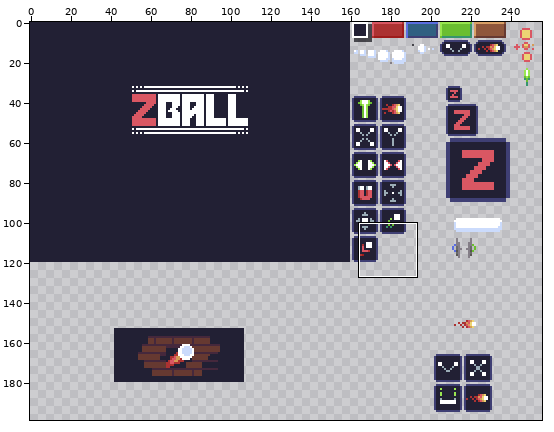
Pixel-art file, stored at assets/sprites.ase. Above: a wide view before the commit, with the close-up outlined.
Close-up. Before the edit:
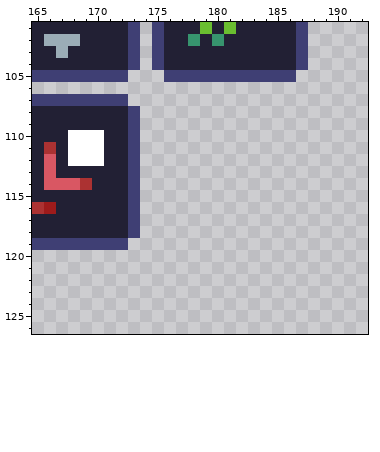
256x256 pixels, 1 frame. Shown: x 165..192, y 101..126. The wide view leaves out empty margins.
The same view after the edit:
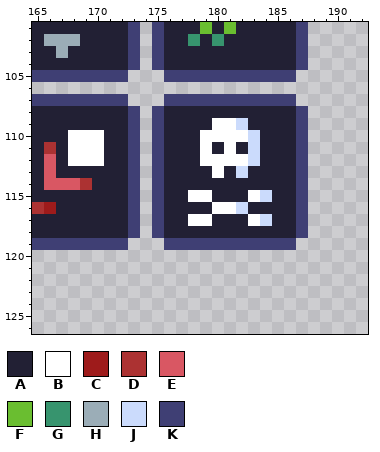
Palette (. is transparent): A #222034  B #ffffff  C #9e1b1b  D #ac3232  E #d95763  F #6abe30  G #37946e  H #9badb7  J #cbdbfc  K #3f3f74
Change:
Layer "Layer 1":
y 107: x 176..186 ........... -> KKKKKKKKKKK
y 108: x 175..187 ............. -> KAAAAAAAAAAAK
y 109: x 175..187 ............. -> KAAAABBJAAAAK
y 110: x 175..187 ............. -> KAAABBBBJAAAK
y 111: x 175..187 ............. -> KAAABABAJAAAK
y 112: x 175..187 ............. -> KAAABBBBJAAAK
y 113: x 175..187 ............. -> KAAAABAJAAAAK
y 114: x 175..187 ............. -> KAAAAAAAAAAAK
y 115: x 175..187 ............. -> KAABBAAABJAAK
y 116: x 175..187 ............. -> KAAAABBJAAAAK
y 117: x 175..187 ............. -> KAABBAAABJAAK
y 118: x 175..187 ............. -> KAAAAAAAAAAAK
y 119: x 176..186 ........... -> KKKKKKKKKKK
Boxes around the changes in both close-ups, in picture pixels (x1, y1, x2, y2):
added: (152, 94, 308, 250)
